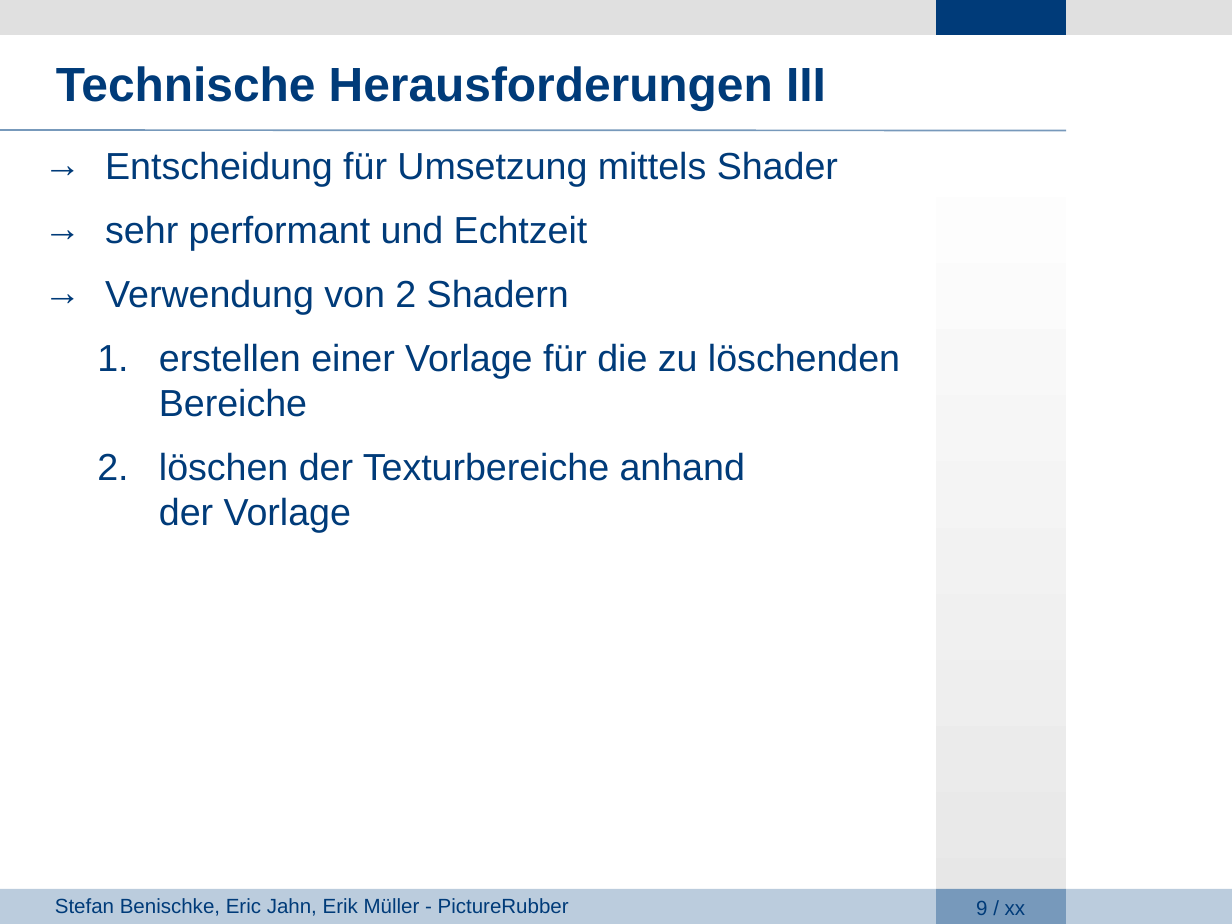
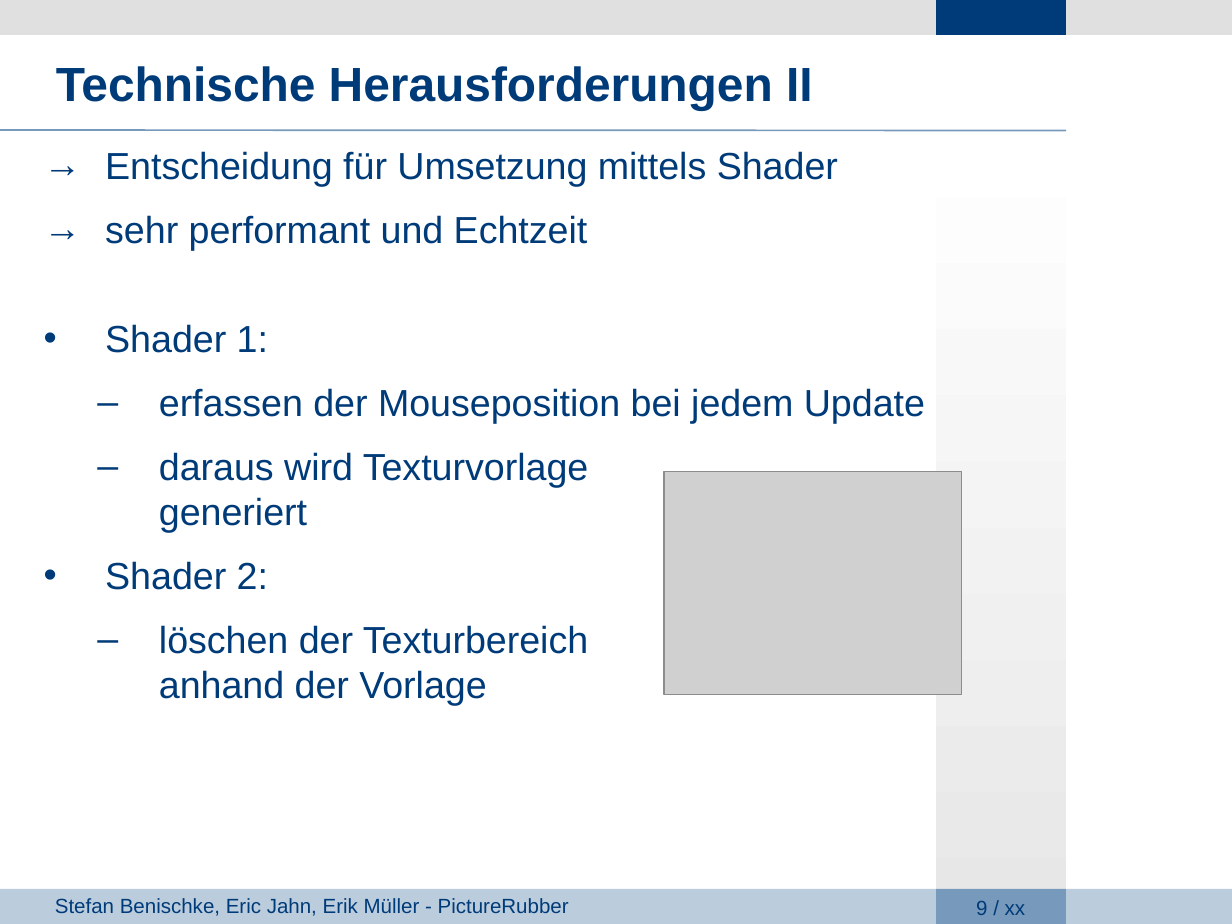
Before and after one commit to giuliarouge/picturerubber, a slide deck: slide 9 of Präsentation.ppt. Drawn at 1232x924 pixels with LibreOffice and Linux fonts; fonts in the diff are those of the drawing; grey boxes stand for pictures; background and template pictures are left out. Boxes give left, top, right and bottom in pixels: in the first picture for what was removed or moved away, otherwise in the second. Text is boxed around its words. In the diff, an @@ line names an element or a change of style, - is before the commit and + after.

```diff
--- a/Präsentation.ppt
+++ b/Präsentation.ppt
@@ text at (56,66,813,110): text changed @@
-Technische Herausforderungen III
+Technische Herausforderungen II
@@ text at (105,324,925,706): text changed @@
-→ Verwendung von 2 Shadern
-  1. erstellen einer Vorlage für die zu löschenden
-     Bereiche
-  2. löschen der Texturbereiche anhand
-     der Vorlage
+• Shader 1:
+  – erfassen der Mouseposition bei jedem Update
+  – daraus wird Texturvorlage
+    generiert
+• Shader 2:
+  – löschen der Texturbereich
+    anhand der Vorlage
@@ picture added at (664,472,961,695) @@
```
Also in this commit, not shown: 5 other slides changed, 1 slide added, 1 slide removed, 1 other file.
